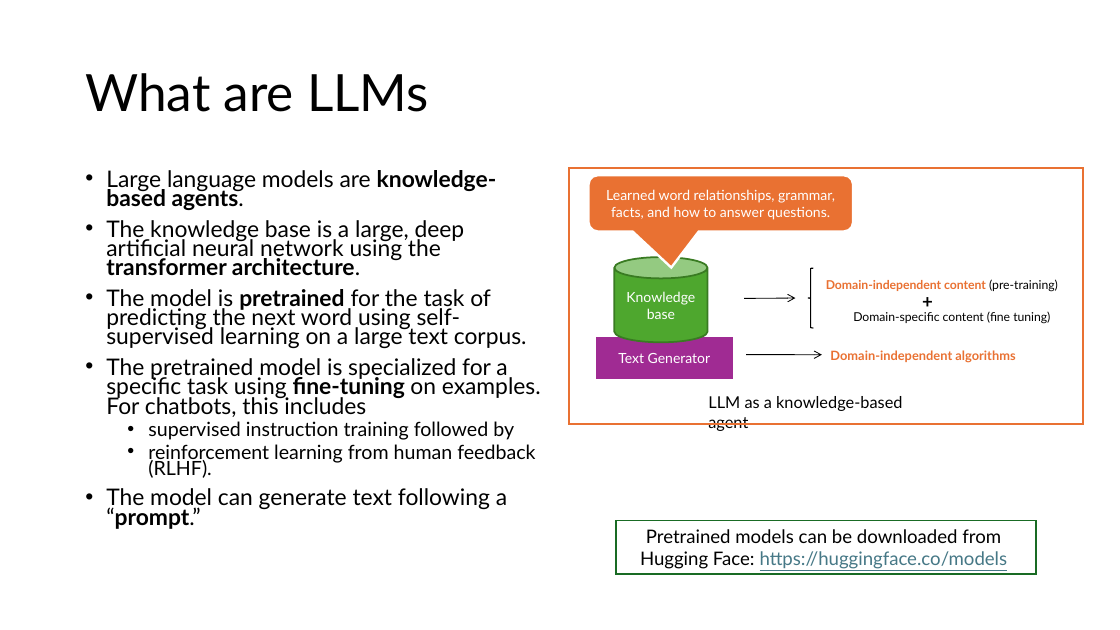
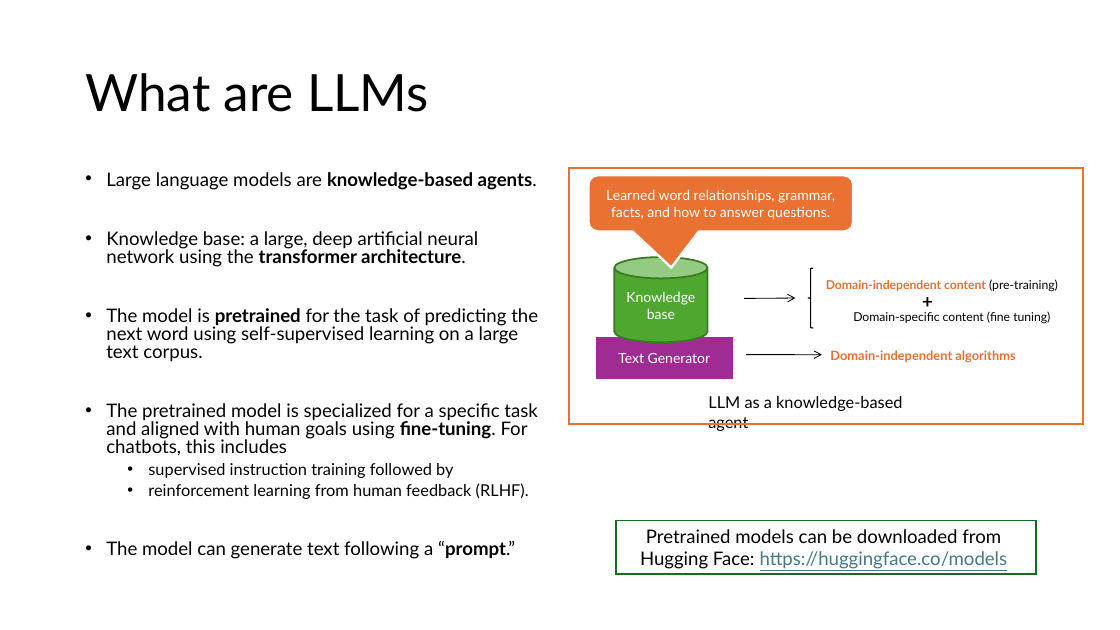
Before and after one commit to mhahsler/Introduction_to_Artificial_Intelligence, a slide deck: slide 5 of slides/discussion/07_LLM_discussion.pptx (slide 7 before the commit). Drawn at 1120x630 pixels with LibreOffice and Linux fonts; fonts in the diff are those of the drawing. Boxes give left, top, right and bottom in pixels: in the first picture for what was removed or moved away, otherwise in the second. Text is boxed around its words. In the diff, an @@ line names an element or a change of style, - is before the commit and + after.

```diff
--- a/slides/discussion/07_LLM_discussion.pptx
+++ b/slides/discussion/07_LLM_discussion.pptx
@@ text at (x1=106, y1=172, x2=538, y2=559): size 19.6 to 16 pt in "Large language models are knowledge-based agents.", "The model is pretrained for the task ...", "The model can generate text following a ..."; size 16.8 to 14 pt in "supervised instruction training followed by", "reinforcement learning from human feedback (RLHF)."; line spacing 0.7 to 0.8 @@
@@ text at (x1=106, y1=231, x2=478, y2=267): text changed; size 19.6 to 16 pt @@
-• The knowledge base is a large, deep artificial neural network using the transformer architecture.
+• Knowledge base: a large, deep artificial neural network using the transformer architecture.
@@ text at (x1=106, y1=403, x2=537, y2=456): text changed; size 19.6 to 16 pt @@
-• The pretrained model is specialized for a specific task using fine-tuning on examples. For chatbots, this includes
+• The pretrained model is specialized for a specific task and aligned with human goals using fine-tuning. For chatbots, this includes
```
Also in this commit, not shown: 2 other slides changed, 2 slides removed, 1 other file.
